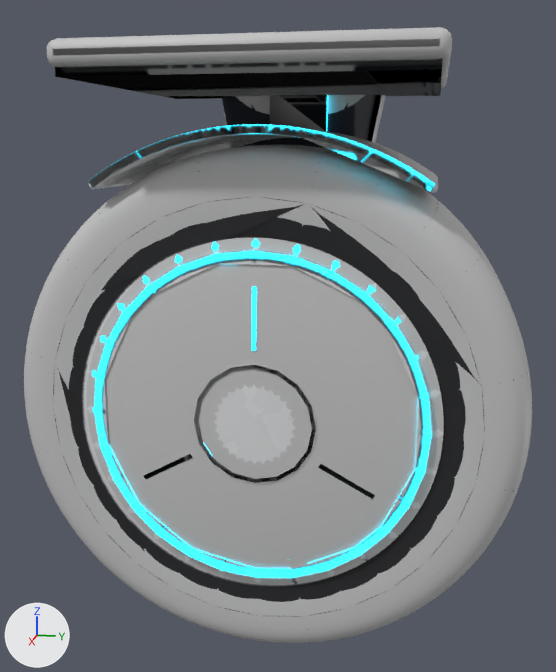
The Blender file Tools/ModelFactory/R4SixStyles1/source/01_CleanFuturistic/R4M_Wheel_SOURCE.blend, before and after one commit.
Camera for both pictures: a 50 mm camera at (1.194, 0.239, 0.128) aimed at (-0.006, -0.001, -0.172). Lighting does not change. The marker at lower left points along +X, +Y and +Z. The first picture is the older version.

Objects in the first picture: 'HI_disc', 'HI_fender', 'HI_fenderbracket', 'HI_fenderlight', 'HI_plate', 'HI_rimlight', 'HI_tyre', 'R4M_Wheel_LOD1', 'R4M_Wheel_Mount', 'R4M_Wheel_Rotor' and 2 more.
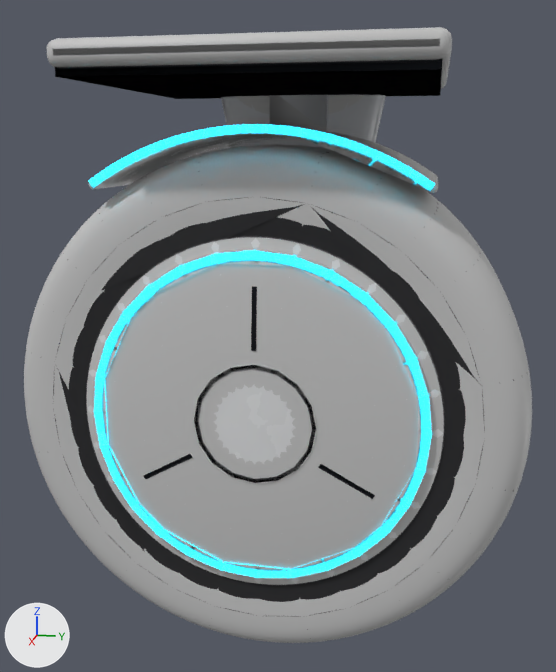
Boxes (x1, y1, x2, y2) around the edits, measured in the pictures (556 x 672 px; the box of a moved part takes in the faces that stretch with it):
'R4M_Wheel_LOD1', reshaped (7% shorter): before (55, 59, 514, 585); after (57, 95, 514, 585)
part 1 of me_r4m_wheel_mount, surface changed: before (88, 95, 435, 191); after (62, 59, 442, 191)
part 2 of me_r4m_wheel_rotor, surface changed: (79, 151, 447, 589) in both
part 3 of me_r4m_wheel_mount_002, moved or reshaped: before (96, 254, 415, 578); after (94, 250, 415, 577)
part 4 of me_r4m_wheel_mount_002, surface changed: before (79, 71, 441, 585); after (79, 95, 441, 585)

What changed in the scene script:
```text
Change me_r4m_wheel_mount:
    where me_r4m_wheel_mount.from_pydata(...)  # 830 vertices, 868 faces; spans x -0.25..0.25, y -0.25..0.25, z -0.31..0.26
    used by ob_r4m_wheel_mount; parent = ob_r4m_wheel_root; location = (0.0, 0.0, 0.0)
    me_r4m_wheel_mount part 1: texture (UV) coordinates of 746 of 868 faces, centred in x -0.25..0.25, y -0.25..0.25, z -0.309..0.26, changed; they spanned u 0.0..0.95, v 0.0..0.93 and now span u 0.0..0.95, v 0.0..0.93
Change me_r4m_wheel_rotor:
    where me_r4m_wheel_rotor.from_pydata(...)  # 988 vertices, 1030 faces; spans x -0.17..0.176, y -0.391..0.391, z -0.391..0.391
    used by ob_r4m_wheel_rotor; parent = ob_r4m_wheel_root; location = (0.0, 0.0, -0.26)
    me_r4m_wheel_rotor part 2: texture (UV) coordinates of 982 of 1030 faces, centred in x -0.17..0.176, y -0.385..0.366, z -0.385..0.385, changed; they spanned u 0.0..0.98, v 0.0..1.0 and now span u 0.0..1.0, v 0.0..0.98
Change me_r4m_wheel_mount_002:
    used by ob_r4m_wheel_lod1; location = (0.0, 0.0, 0.0)
    remove me_r4m_wheel_mount_002.from_pydata(...)  # 888 vertices, 1389 faces; spans x -0.25..0.25, y -0.388..0.388, z -0.648..0.26
    add me_r4m_wheel_mount_002.from_pydata(...)  # 890 vertices, 1392 faces; spans x -0.25..0.25, y -0.388..0.388, z -0.648..0.26
    me_r4m_wheel_mount_002 part 3
    13 vertices are removed from x 0.162..0.166, y -0.244..0.156, z -0.504..-0.016
    59 faces are deleted
    32 vertices in x 0.174, y -0.09..0.09, z -0.35..-0.17 move by (-0.024, 0.0, 0.0)
    17 vertices in x 0.162, y -0.23..0.244, z -0.504..-0.016 move by (-0.012, 0.0, 0.0)
    12 vertices in x 0.16, y -0.175..0.175, z -0.363..-0.06 move by (-0.01, 0.0, 0.0)
    8 vertices move from x 0.162, y -0.244..0.156, z -0.496..-0.016 to x 0.15, y -0.25..0.108, z -0.49..-0.01
    8 new vertices lie (-0.016, 0.0, 0.0) away from vertices in x 0.166, y -0.244..0.156, z -0.504..-0.313
    7 new vertices lie (0.016, 0.0, 0.0) away from vertices in x 0.162, y -0.244..0.156, z -0.496..-0.016
    62 new faces join them
    me_r4m_wheel_mount_002 part 4: 839 kept faces spanning x -0.25..0.25, y -0.376..0.376, z -0.636..0.246 get new texture (UV) coordinates
```
